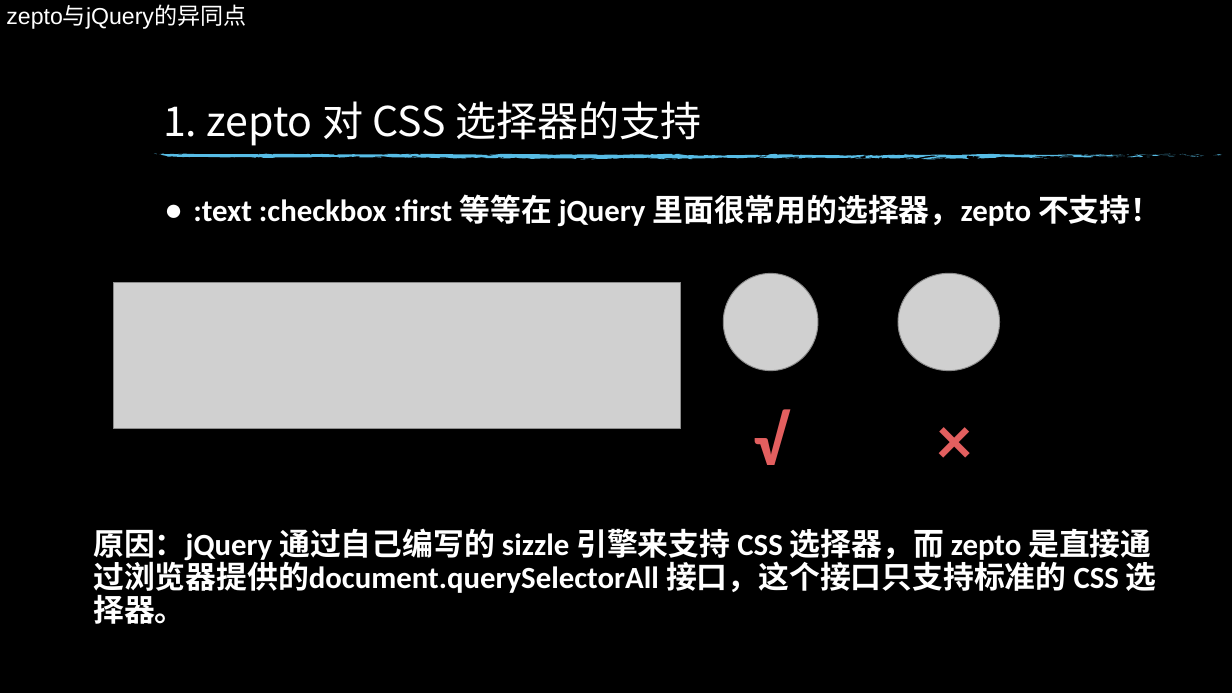
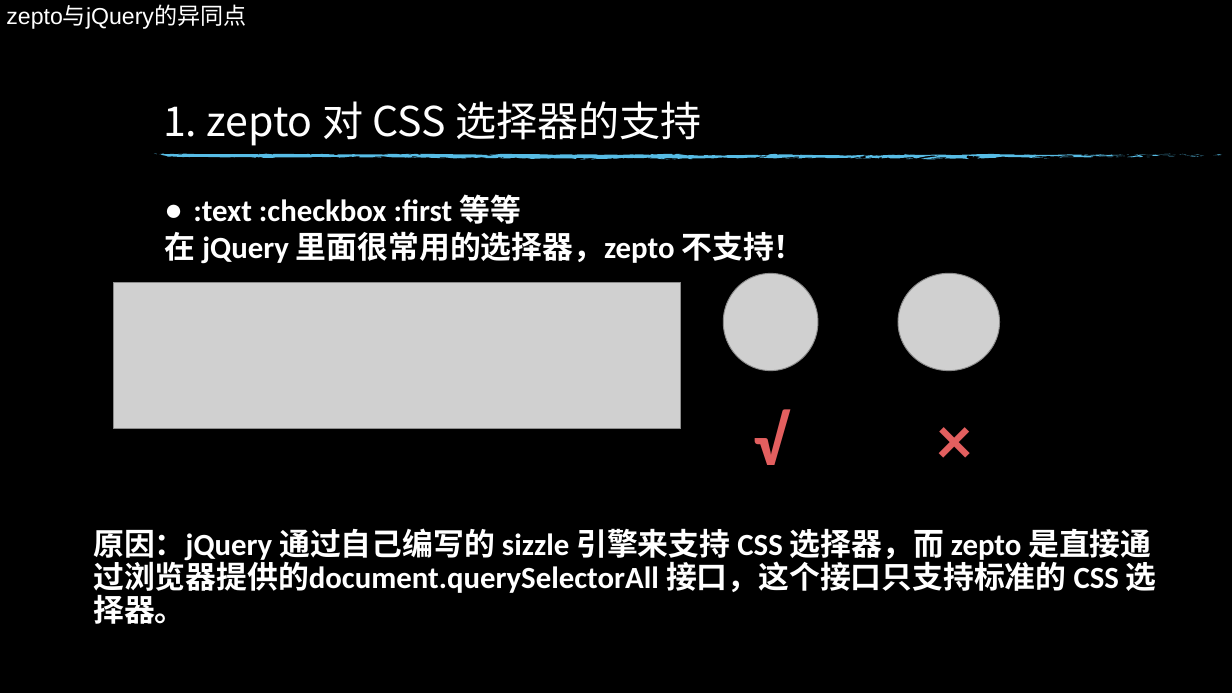
Before and after one commit to xiaotianxia/entern, a slide deck: slide 5 of dz-talk0904.pptx. Drawn at 1232x693 pixels with LibreOffice and Linux fonts; fonts in the diff are those of the drawing; grey boxes stand for pictures; background and template pictures are left out. Boxes give left, top, right and bottom in pixels: in the first picture for what was removed or moved away, otherwise in the second. Text is boxed around its words. In the diff, an @@ line names an element or a change of style, - is before the commit and + after.

```diff
--- a/dz-talk0904.pptx
+++ b/dz-talk0904.pptx
@@ text at (x1=164, y1=194, x2=805, y2=264): text changed @@
-● :text :checkbox :first 等等在 jQuery 里面很常用的选择器，zepto 不支持！
+● :text :checkbox :first 等等
+在 jQuery 里面很常用的选择器，zepto 不支持！
```
Also in this commit, not shown: 7 other slides changed.
